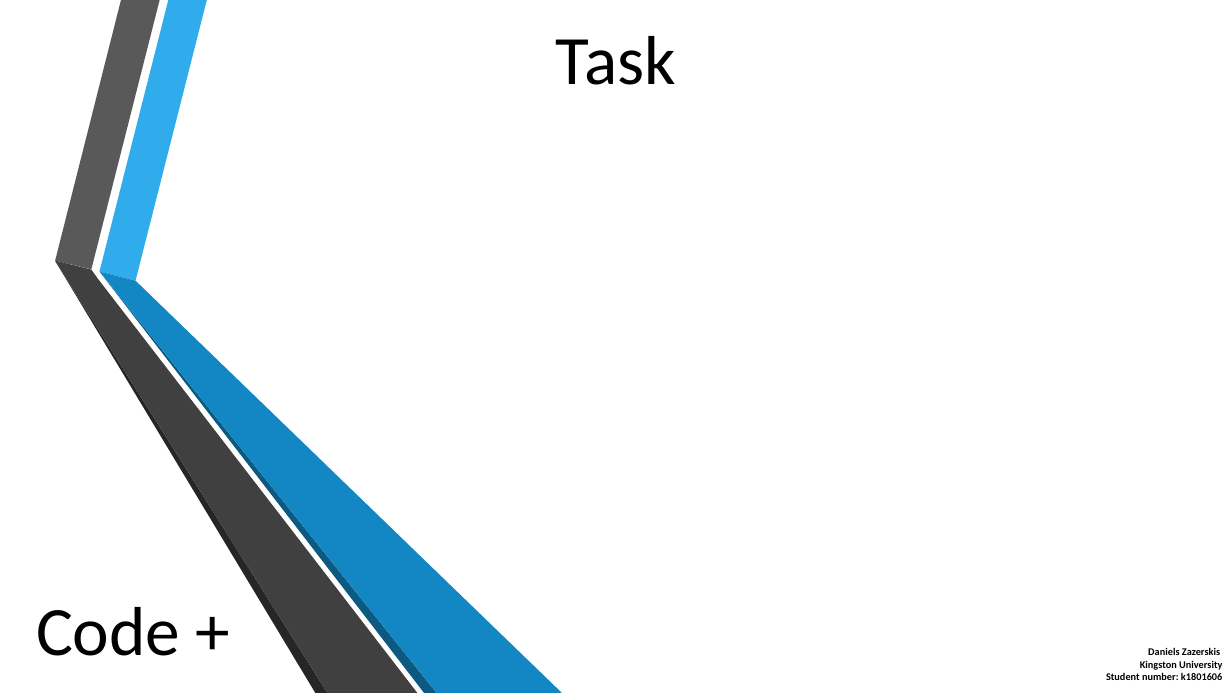
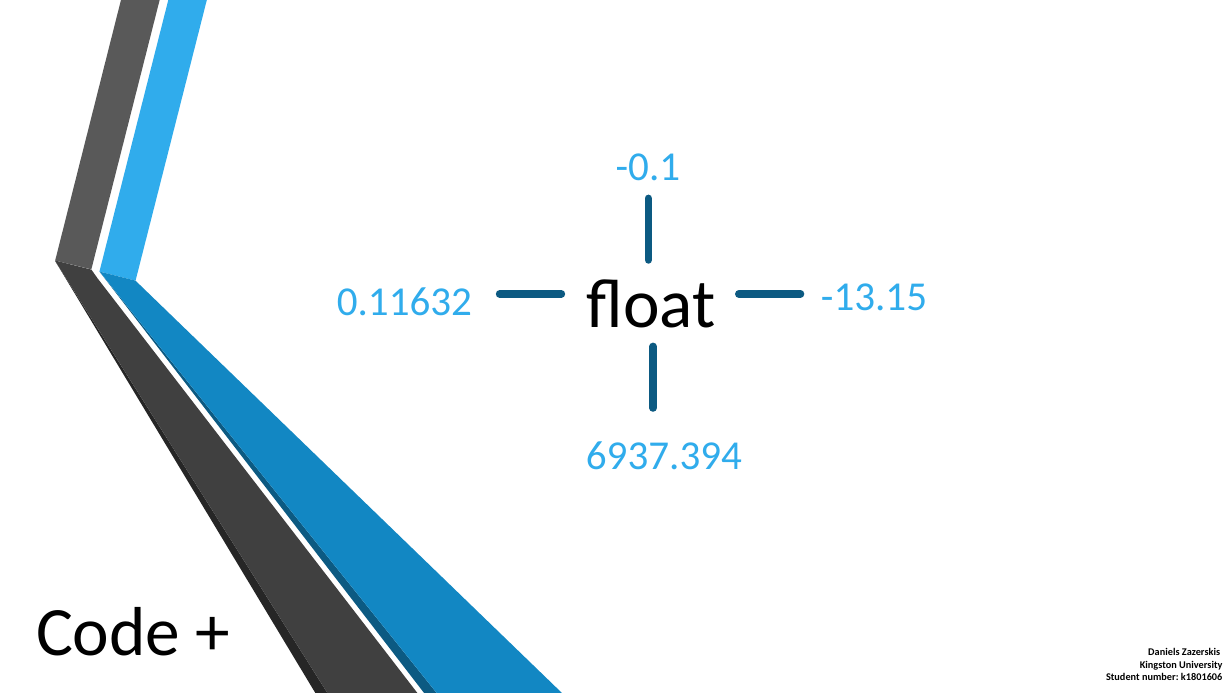
Before and after one commit to Obragius/CodePlus, a slide deck: slide 9 of Lessons/Lesson_2 - Syntax.pptx. Drawn at 1232x693 pixels with LibreOffice and Linux fonts; fonts in the diff are those of the drawing; background and template pictures are left out. Boxes give left, top, right and bottom in pixels: in the first picture for what was removed or moved away, otherwise in the second. Text is boxed around its words. In the diff, an @@ line names an element or a change of style, - is before the commit and + after.

```diff
--- a/Lessons/Lesson_2 - Syntax.pptx
+++ b/Lessons/Lesson_2 - Syntax.pptx
@@ text removed at box(556, 36, 676, 85) @@
-Task
@@ text added at box(616, 153, 680, 181), 32 pt, text #30ACEC @@
+-0.1
@@ line added from (649, 260) to (649, 199), #0C5A82 6 pt @@
@@ text added at box(337, 287, 472, 316), 32 pt, text #30ACEC @@
+0.11632
@@ line added from (561, 294) to (500, 294), #0C5A82 6 pt @@
@@ text added at box(587, 279, 716, 344), 54 pt, text #000000 @@
+float
@@ line added from (800, 294) to (739, 294), #0C5A82 6 pt @@
@@ text added at box(821, 283, 927, 311), 32 pt, text #30ACEC @@
+-13.15
@@ line added from (653, 408) to (653, 347), #0C5A82 6 pt @@
@@ text added at box(586, 441, 742, 470), 32 pt, text #30ACEC @@
+6937.394
```
Also in this commit, not shown: 5 other slides changed, 1 other file.
